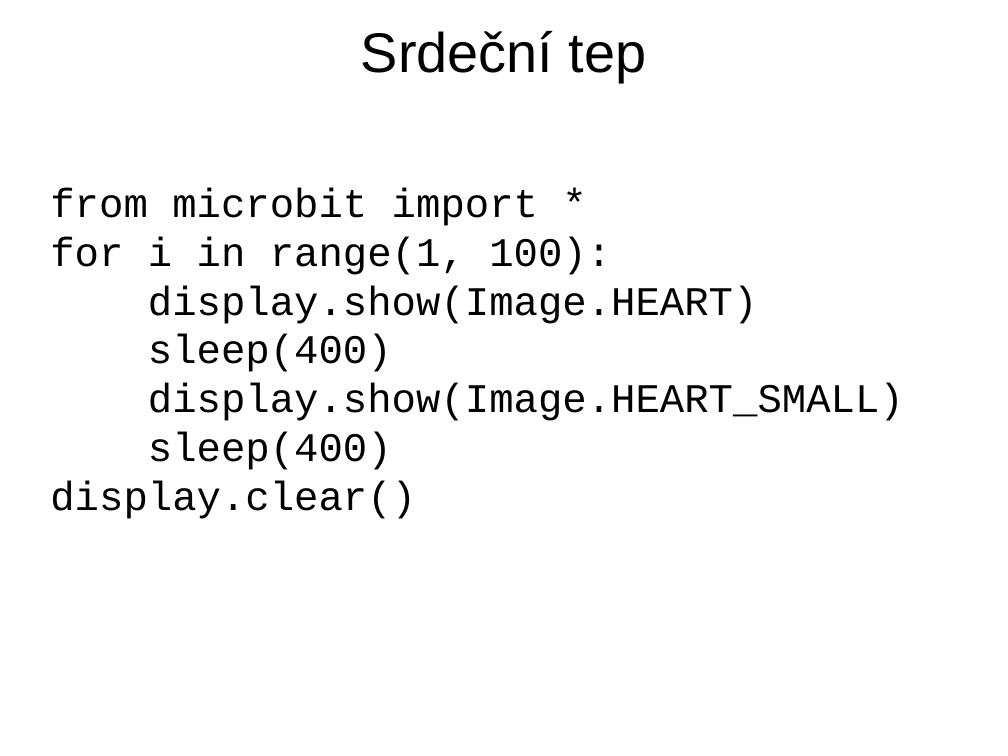
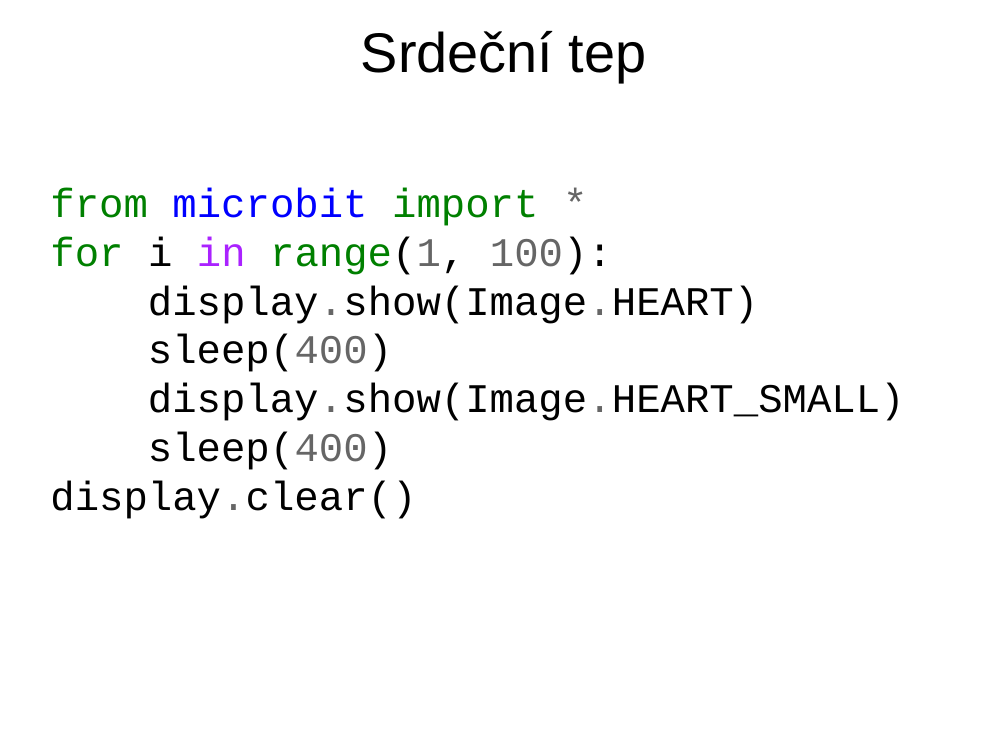
Before and after one commit to jipech/PRIM-microbit, a slide deck: slide 3 of 01-LED/01_Pro_ucitele/Prezentace/13-obrazky.pptx. Drawn at 1008x756 pixels with LibreOffice and Linux fonts; fonts in the diff are those of the drawing; background and template pictures are left out. Boxes give left, top, right and bottom in pixels: in the first picture for what was removed or moved away, otherwise in the second. Text is boxed around its words. In the diff, an @@ line names an element or a change of style, - is before the commit and + after.

```diff
--- a/01-LED/01_Pro_ucitele/Prezentace/13-obrazky.pptx
+++ b/01-LED/01_Pro_ucitele/Prezentace/13-obrazky.pptx
@@ text "from microbit import *" at (50, 188, 905, 519): text colour #000000 to #008000 in "from import", "for range(1,"; text colour #000000 to #0000FF in "microbit"; text colour #000000 to #666666 in "*", "range(1, 100):", "display.show(Image.HEART)", "sleep(400)" and 3 more places; text colour #000000 to #AA22FF in "in" @@
```
Also in this commit, not shown: 2 other slides changed, 42 other files.
